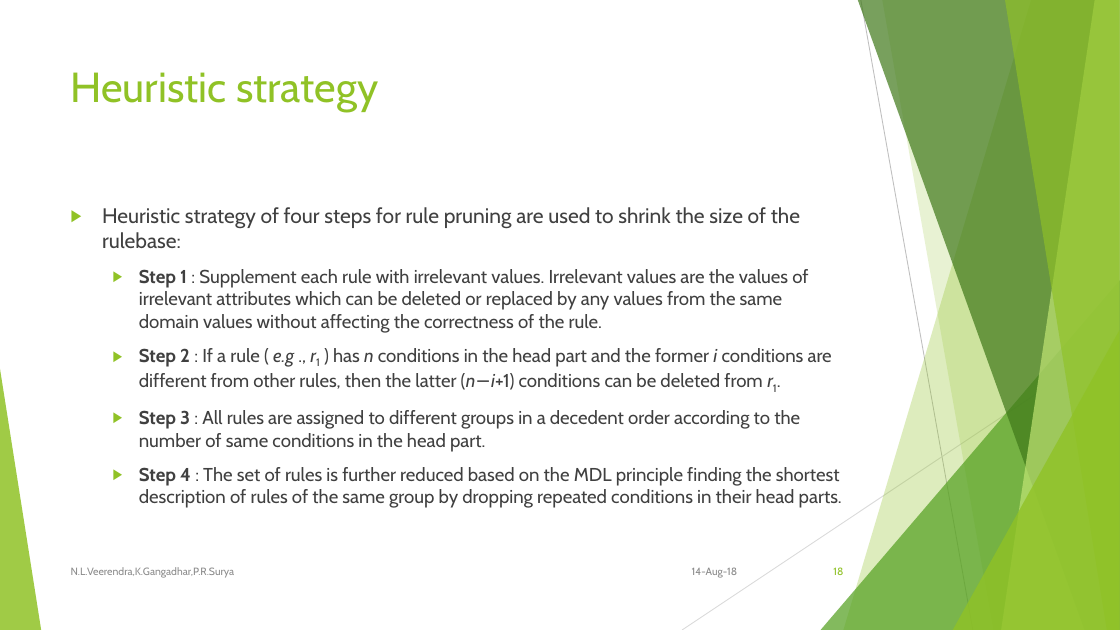
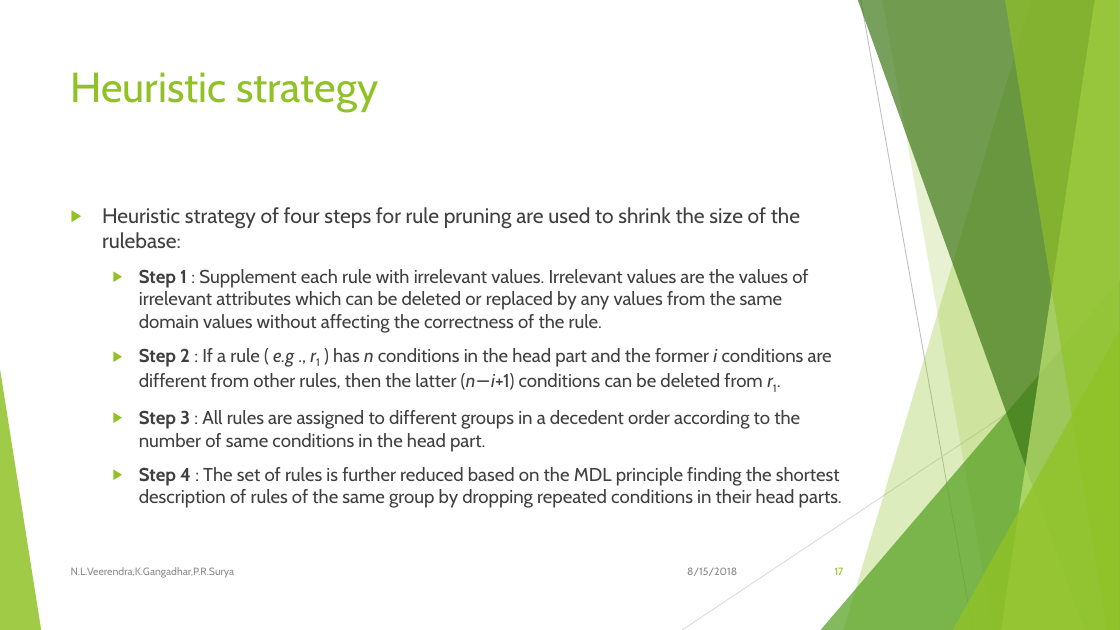
Before and after one commit to LakshmanNanisetti/MiniProject, a slide deck: slide 17 of Presentation/An improved Id3 algorithm for clinical data classification.pptx (slide 18 before the commit). Drawn at 1120x630 pixels with LibreOffice and Linux fonts; fonts in the diff are those of the drawing. Boxes give left, top, right and bottom in pixels: in the first picture for what was removed or moved away, otherwise in the second. Text is boxed around its words. In the diff, an @@ line names an element or a change of style, - is before the commit and + after.

```diff
--- a/Presentation/An improved Id3 algorithm for clinical data classification.pptx
+++ b/Presentation/An improved Id3 algorithm for clinical data classification.pptx
@@ text at <box>687,567,737,576</box>: text changed @@
-14-Aug-18
+8/15/2018
@@ page number at <box>835,567,844,575</box>: text changed @@
-18
+17
```
Also in this commit, not shown: 16 other slides changed, 1 slide removed.
